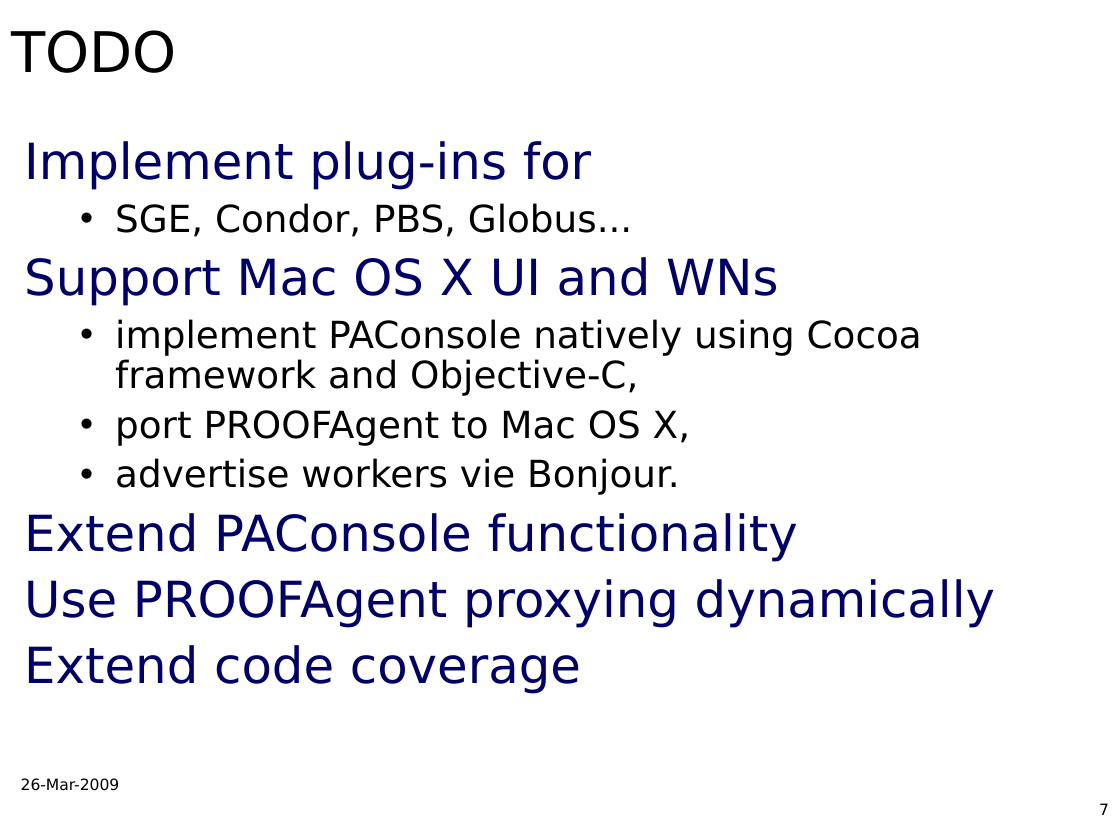
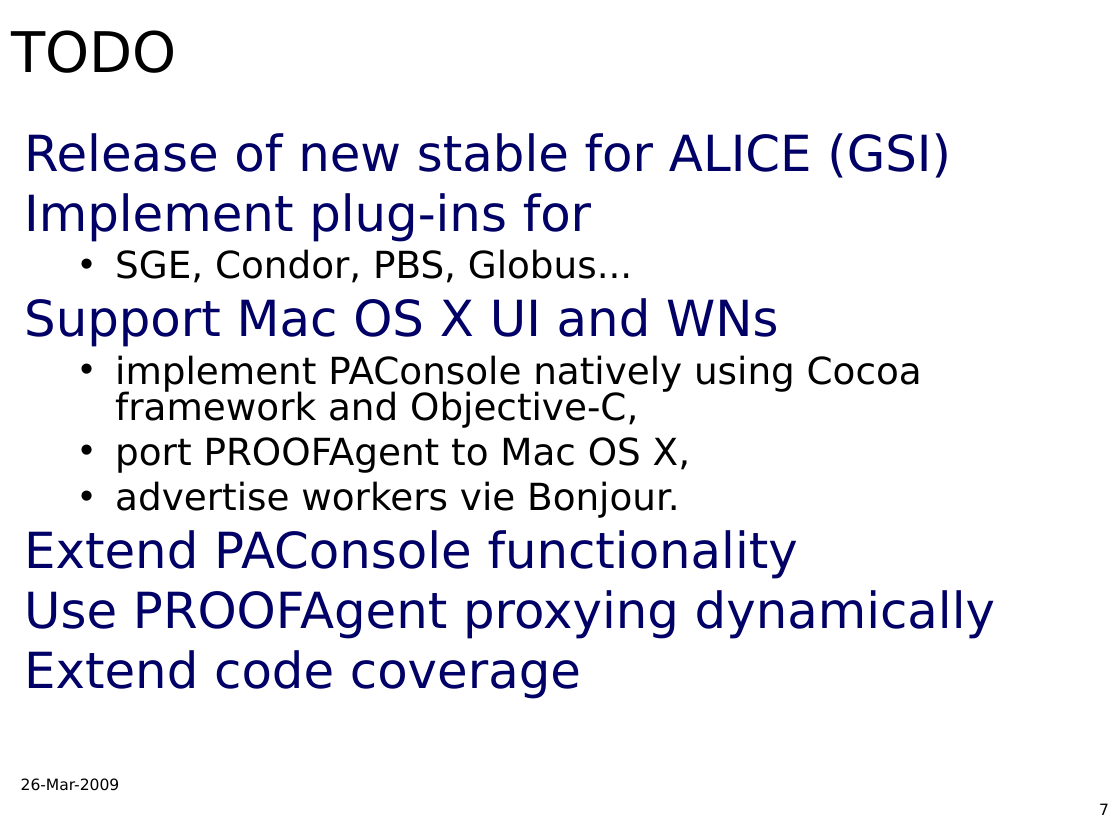
Before and after one commit to AnarManafov/PoDDocumentation, a slide deck: slide 7 of CHEP/CHEP2009/CHEP2009-PoD-AnarManafov.ppt. Drawn at 1120x840 pixels with LibreOffice and Linux fonts; fonts in the diff are those of the drawing; background and template pictures are left out. Boxes give left, top, right and bottom in pixels: in the first picture for what was removed or moved away, otherwise in the second. Text is boxed around its words. In the diff, an @@ line names an element or a change of style, - is before the commit and + after.

```diff
--- a/CHEP/CHEP2009/CHEP2009-PoD-AnarManafov.ppt
+++ b/CHEP/CHEP2009/CHEP2009-PoD-AnarManafov.ppt
@@ text at [24, 133, 951, 178]: paragraph added @@
+Release of new stable for ALICE (GSI)
@@ text at [24, 193, 995, 699]: line spacing 0.9 to 0.8 @@
```
Also in this commit, not shown: 1 other slide changed.
